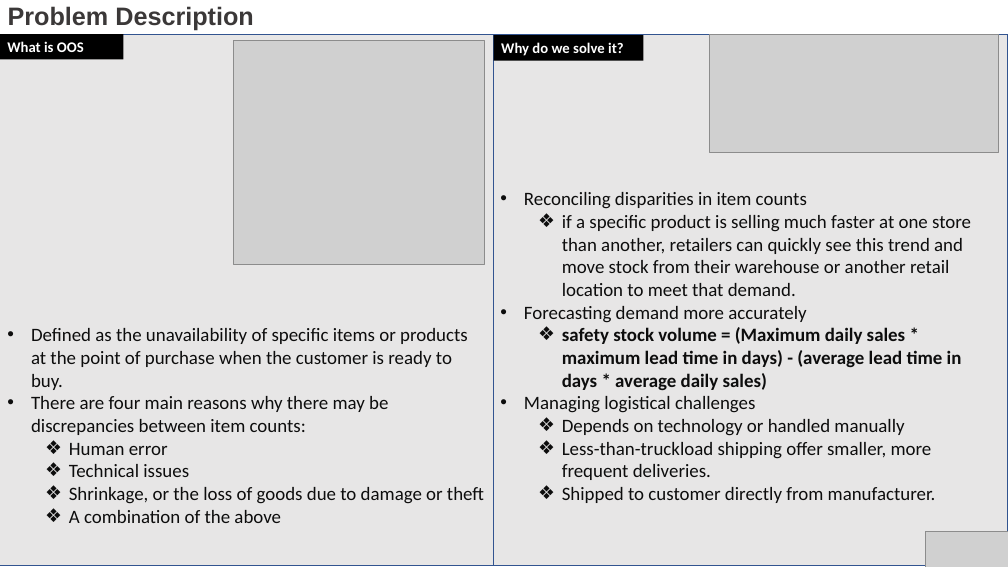
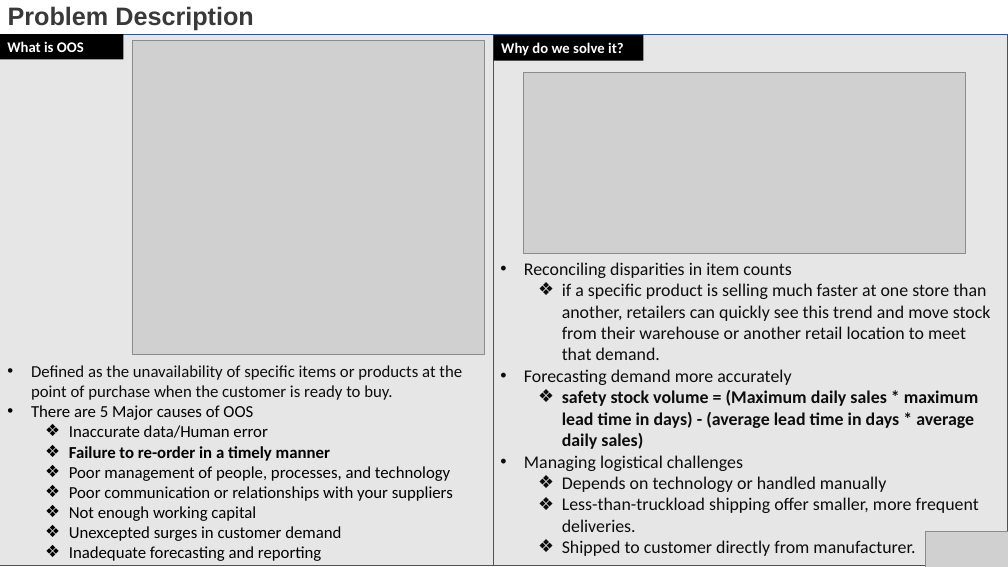
Before and after one commit to ankitnamdeo34/hackerearth_p-g, a slide deck: slide 1 of P_and_G_modified_R.pptx. Drawn at 1008x567 pixels with LibreOffice and Linux fonts; fonts in the diff are those of the drawing; grey boxes stand for pictures. Boxes give left, top, right and bottom in pixels: in the first picture for what was removed or moved away, otherwise in the second. Text is boxed around its words. In the diff, an @@ line names an element or a change of style, - is before the commit and + after.

```diff
--- a/P_and_G_modified_R.pptx
+++ b/P_and_G_modified_R.pptx
@@ picture resized from (x1=233, y1=40, x2=484, y2=265) to (x1=132, y1=40, x2=485, y2=355) @@
@@ rectangle "Reconciling disparities in item counts" at (x1=493, y1=35, x2=1007, y2=566): size 18 to 17 pt @@
@@ picture resized from (x1=709, y1=34, x2=999, y2=152) to (x1=523, y1=73, x2=966, y2=253) @@
@@ text in rectangle at (x1=31, y1=365, x2=462, y2=400): size 18 to 16 pt in "Defined as the unavailability of specific items ..." @@
@@ text in rectangle at (x1=31, y1=405, x2=453, y2=561): text changed; size 18 to 16 pt; text colour #0D0D0D to #000000 @@
-• There are four main reasons why there may be discrepancies between item counts:
-  ❖ Human error
-  ❖ Technical issues
-  ❖ Shrinkage, or the loss of goods due to damage or theft
-  ❖ A combination of the above
+• There are 5 Major causes of OOS
+  ❖ Inaccurate data/Human error
+  ❖ Failure to re-order in a timely manner
+  ❖ Poor management of people, processes, and technology
+  ❖ Poor communication or relationships with your suppliers
+  ❖ Not enough working capital
+  ❖ Unexcepted surges in customer demand
+  ❖ Inadequate forecasting and reporting
```
